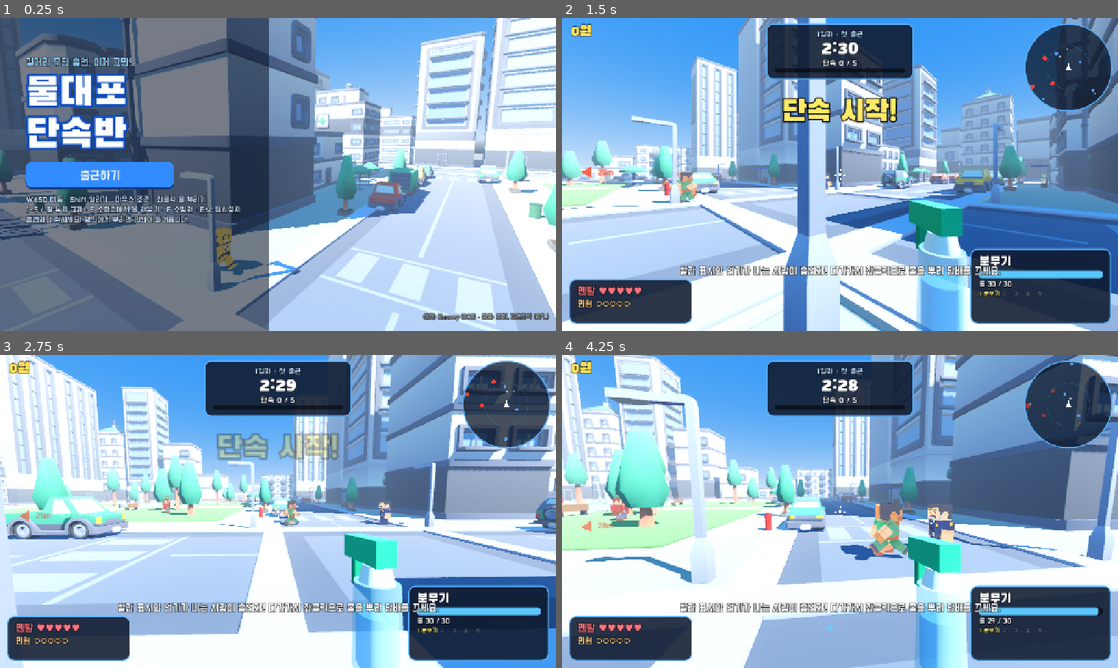
Above: before the commit, frames 1-4 (two rows, left to right).
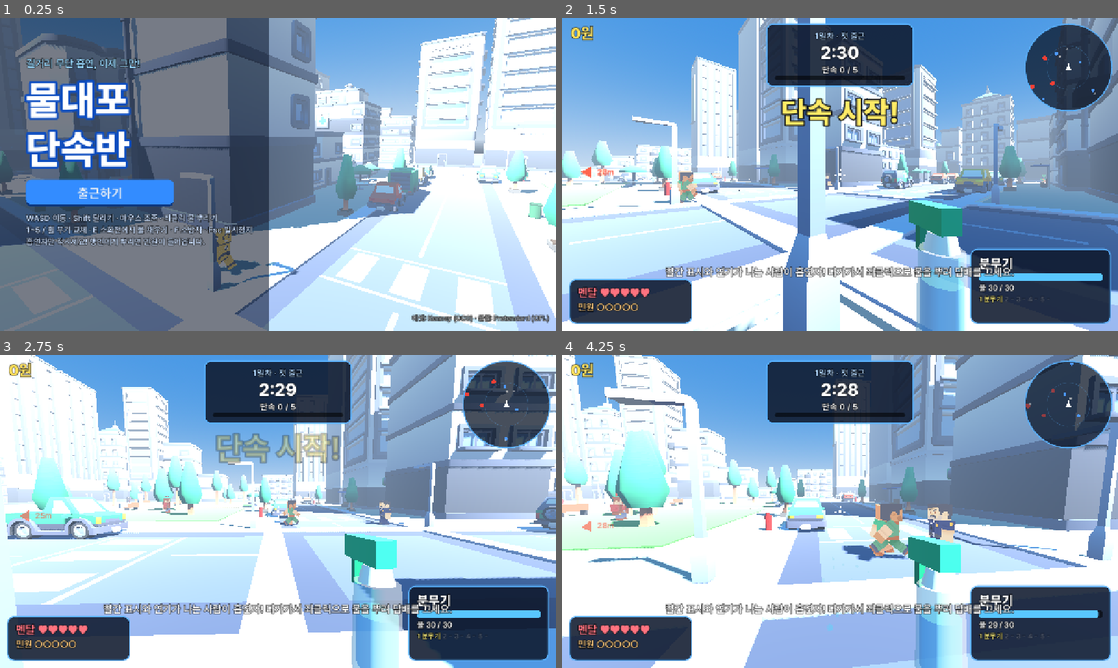
Above: after the commit, the same moments.

Repository: Gammja17/SmokeBuster
Game: Godot game, scene res://scenes/title.tscn
Two runs of this game, one before a commit and one after it. Both use one fixed random seed, a clock stepped at 60 frames per second and the inputs below.
Inputs (mouse positions are in pixels of both pictures, inside the frame that each line leads up to):
- Up to frame 1 (0.25 s): no input
- Up to frame 2 (1.5 s): click "출근하기" at 0.5 s; tap Enter at 1.25 s; move the mouse to (962, 158) at 1.27 s; hold D from 1.28 s (still down); tap 1 at 1.35 s; click (962, 158) at 1.42 s
- Up to frame 3 (2.75 s): tap Space at 1.52, 2.27 s; move the mouse to (250, 511) at 2.02 s; release D at 2.03 s; hold W from 2.03 s (still down); tap 5 at 2.1 s
- Up to frame 4 (4.25 s): keep holding W; move the mouse to (851, 505) at 2.77 s; tap F at 2.85 s; move the mouse to (834, 517) at 3.52 s; tap Shift at 3.6 s; click (834, 517) at 3.67 s; tap Space at 3.77 s

The runs differ from the first frame. In frame 1, 37% of the frame differs, in the area x 0-100%, y 0-100%; in frame 2, 29%; in frame 3, 32%; in frame 4, 27%.

Commit message:
렉 최적화와 글꼴 교체
- 정적 도시 메시를 (60m 구역, 재질) 별로 합침: draw call 709 -> 43
- 단색 소품은 정점 색 하나의 재질로 통합
- NPC 젖음 덧칠은 젖었을 때만, 먼 NPC/차/라벨은 그리지 않음
- MSAA 끄고 FXAA, 글로우/색보정 끔, 그림자 거리/해상도 축소, 카메라 far 170
- 글꼴: 도현/검은고딕 -> Pretendard SemiBold/ExtraBold

Co-Authored-By: Claude Opus 5.5 <noreply@anthropic.com>

Diff:
--- a/project.godot
+++ b/project.godot
@@ -32,4 +32,6 @@
 
 renderer/rendering_method="gl_compatibility"
 renderer/rendering_method.mobile="gl_compatibility"
-anti_aliasing/quality/msaa_3d=1
+anti_aliasing/quality/screen_space_aa=1
+lights_and_shadows/directional_shadow/size=2048
+lights_and_shadows/directional_shadow/soft_shadow_filter_quality=1
--- a/scenes/shop.tscn
+++ b/scenes/shop.tscn
@@ -1,7 +1,7 @@
 [gd_scene load_steps=3 format=3]
 
 [ext_resource type="Script" path="res://scripts/ui/shop.gd" id="1_shop"]
-[ext_resource type="FontFile" path="res://assets/fonts/BlackHanSans-Regular.ttf" id="2_title"]
+[ext_resource type="FontFile" path="res://assets/fonts/Pretendard-ExtraBold.otf" id="2_title"]
 
 [node name="Shop" type="Control"]
 layout_mode = 3
--- a/scenes/title.tscn
+++ b/scenes/title.tscn
@@ -14,7 +14,8 @@
 light_color = Color(1, 0.95, 0.85, 1)
 light_energy = 1.3
 shadow_enabled = true
-directional_shadow_max_distance = 120.0
+directional_shadow_max_distance = 60.0
+directional_shadow_mode = 0
 
 [node name="Pivot" type="Node3D" parent="."]
 
--- a/scenes/world.tscn
+++ b/scenes/world.tscn
@@ -18,7 +18,8 @@
 light_color = Color(1, 0.95, 0.85, 1)
 light_energy = 1.3
 shadow_enabled = true
-directional_shadow_max_distance = 90.0
+directional_shadow_max_distance = 45.0
+directional_shadow_mode = 0
 
 [node name="Water" type="Node3D" parent="."]
 script = ExtResource("3_water")
--- a/scenes/world_env.tres
+++ b/scenes/world_env.tres
@@ -18,13 +18,7 @@
 ambient_light_energy = 0.9
 tonemap_mode = 2
 tonemap_white = 1.2
-glow_enabled = true
-glow_intensity = 0.4
-glow_bloom = 0.05
 fog_enabled = true
 fog_light_color = Color(0.72, 0.82, 0.95, 1)
-fog_density = 0.004
+fog_density = 0.007
 fog_sky_affect = 0.0
-adjustment_enabled = true
-adjustment_contrast = 1.05
-adjustment_saturation = 1.15
--- a/scripts/city/city_builder.gd
+++ b/scripts/city/city_builder.gd
@@ -27,6 +27,7 @@
 var ring_lanes: Array = []   # 자동차가 도는 사각 경로 [half, clockwise]
 
 var _aabb_cache := {}
+var _tex_hash := {}
 var _mats := {}
 var rng := RandomNumberGenerator.new()
 
@@ -54,6 +55,92 @@
 	_parked_cars()
 	_nav_graph()
 	ring_lanes = [[PITCH - 2.5, true], [PITCH + 2.5, false]]
+	_merge_static()
+
+
+# ---------------------------------------------------------------- 최적화
+
+const MERGE_CELL := 60.0
+
+
+func _merge_static() -> void:
+	## 움직이지 않는 메시를 (구역, 재질) 별로 하나로 합친다. 그리는 횟수가 수백 → 수십으로 준다.
+	## 구역으로 나누는 건 화면 밖 구역을 통째로 건너뛰게 하려고.
+	var groups := {}
+	var originals: Array = root.find_children("*", "MeshInstance3D", true, false)
+	for mi in originals:
+		var mesh: Mesh = mi.mesh
+		if mesh == null:
+			continue
+		var xf: Transform3D = mi.global_transform
+		var center: Vector3 = xf * mesh.get_aabb().get_center()
+		var cell := Vector2i(floori(center.x / MERGE_CELL), floori(center.z / MERGE_CELL))
+		for si in mesh.get_surface_count():
+			var mat: Material = mi.get_active_material(si)
+			var plain := _is_plain(mat)
+			var key := "%d_%d_%s" % [cell.x, cell.y, "plain" if plain else _mat_key(mat)]
+			if not groups.has(key):
+				var st := SurfaceTool.new()
+				st.begin(Mesh.PRIMITIVE_TRIANGLES)
+				groups[key] = {"st": st, "mat": _plain_mat() if plain else mat}
+			if plain:
+				_append_colored(groups[key].st, mesh, si, xf, mat.albedo_color)
+			else:
+				groups[key].st.append_from(mesh, si, xf)
+	for mi in originals:
+		mi.get_parent().remove_child(mi)
+		mi.queue_free()
+	var merged := Node3D.new()
+	merged.name = "Merged"
+	root.add_child(merged)
+	for key in groups:
+		var g: Dictionary = groups[key]
+		var mi := MeshInstance3D.new()
+		mi.mesh = g.st.commit()
+		mi.material_override = g.mat
+		merged.add_child(mi)
+
+
+func _is_plain(mat: Material) -> bool:
+	## 텍스처 없는 불투명 단색 재질 (상자, 원기둥 소품)
+	return mat is StandardMaterial3D and mat.albedo_texture == null and mat.transparency == BaseMaterial3D.TRANSPARENCY_DISABLED 		and not mat.emission_enabled and mat.metallic == 0.0
+
+
+var _plain: StandardMaterial3D
+
+
+func _plain_mat() -> StandardMaterial3D:
+	if _plain == null:
+		_plain = StandardMaterial3D.new()
+		_plain.vertex_color_use_as_albedo = true
+	return _plain
+
+
+func _append_colored(st: SurfaceTool, mesh: Mesh, si: int, xf: Transform3D, color: Color) -> void:
+	## 단색 재질 메시를 정점 색으로 바꿔 넣는다 → 색이 달라도 한 번에 그린다
+	var arr := mesh.surface_get_arrays(si)
+	var verts: PackedVector3Array = arr[Mesh.ARRAY_VERTEX]
+	var normals: PackedVector3Array = arr[Mesh.ARRAY_NORMAL]
+	var idx: PackedInt32Array = arr[Mesh.ARRAY_INDEX] if arr[Mesh.ARRAY_INDEX] else PackedInt32Array()
+	var nb := xf.basis.inverse().transposed()
+	var order: PackedInt32Array = idx if idx.size() > 0 else PackedInt32Array(range(verts.size()))
+	for i in order:
+		st.set_color(color)
+		if normals.size() > i:
+			st.set_normal((nb * normals[i]).normalized())
+		st.add_vertex(xf * verts[i])
+
+
+func _mat_key(mat: Material) -> String:
+	# Kenney 모델은 파일마다 같은 colormap 텍스처를 따로 품고 있다 → 텍스처 내용으로 묶는다
+	if mat is StandardMaterial3D and mat.albedo_texture:
+		var tex: Texture2D = mat.albedo_texture
+		var id := tex.get_rid().get_id()
+		if not _tex_hash.has(id):
+			var img := tex.get_image()
+			_tex_hash[id] = str(hash(img.get_data())) if img else str(id)
+		return "%s_%s_%d" % [_tex_hash[id], mat.albedo_color.to_html(), mat.transparency]
+	return str(mat.get_instance_id()) if mat else "none"
 
 
 # ---------------------------------------------------------------- 기본 바닥/도로
@@ -255,7 +342,7 @@
 	_bench(b, Vector3(0, 0, -0.95), 180.0)
 	var sign := Label3D.new()
 	sign.text = "버스 정류장"
-	sign.font = load("res://assets/fonts/BlackHanSans-Regular.ttf")
+	sign.font = load("res://assets/fonts/Pretendard-ExtraBold.otf")
 	sign.font_size = 48
 	sign.pixel_size = 0.006
 	sign.position = Vector3(0, 2.82, -0.6)
@@ -295,7 +382,7 @@
 	_box_in(s, Vector3(1.4, 0.7, 0.05), Vector3(0, 2.2, 0), Color(0.95, 0.95, 0.95), false)
 	var l := Label3D.new()
 	l.text = "금연구역"
-	l.font = load("res://assets/fonts/BlackHanSans-Regular.ttf")
+	l.font = load("res://assets/fonts/Pretendard-ExtraBold.otf")
 	l.font_size = 64
 	l.pixel_size = 0.005
 	l.modulate = Color(0.85, 0.1, 0.1)
@@ -485,12 +572,13 @@
 	parent.add_child(mesh)
 	if collide:
 		var body := StaticBody3D.new()
+		body.position = pos
 		var shape := CollisionShape3D.new()
 		var bs := BoxShape3D.new()
 		bs.size = size
 		shape.shape = bs
 		body.add_child(shape)
-		mesh.add_child(body)
+		parent.add_child(body)
 	return mesh
 
 
@@ -511,13 +599,14 @@
 	parent.add_child(mesh)
 	if collide:
 		var body := StaticBody3D.new()
+		body.position = pos
 		var shape := CollisionShape3D.new()
 		var cs := CylinderShape3D.new()
 		cs.radius = radius
 		cs.height = height
 		shape.shape = cs
 		body.add_child(shape)
-		mesh.add_child(body)
+		parent.add_child(body)
 	return mesh
 
 
--- a/scripts/npc/npc.gd
+++ b/scripts/npc/npc.gd
@@ -31,6 +31,8 @@
 var _model: Node3D
 var _anim: AnimationPlayer
 var _overlay: StandardMaterial3D
+var _meshes: Array = []
+var _overlay_on := false
 var _cig: Node3D
 var _smoke: CPUParticles3D
 var _puff: CPUParticles3D
@@ -95,8 +97,10 @@
 	_overlay.albedo_color = Color(0.3, 0.55, 1.0, 0.0)
 	_overlay.transparency = BaseMaterial3D.TRANSPARENCY_ALPHA
 	_overlay.shading_mode = BaseMaterial3D.SHADING_MODE_UNSHADED
-	for m in _model.find_children("*", "MeshInstance3D", true, false):
-		m.material_overlay = _overlay
+	_meshes = _model.find_children("*", "MeshInstance3D", true, false)
+	for m in _meshes:
+		# 멀리 있는 사람은 그리지 않는다
+		m.visibility_range_end = 75.0
 
 	_say = _make_label(Color.WHITE, 40)
 	_say.position.y = 2.25 * _scale / 0.65
@@ -409,13 +413,14 @@
 
 func _make_label(color: Color, size: int) -> Label3D:
 	var l := Label3D.new()
-	l.font = load("res://assets/fonts/BlackHanSans-Regular.ttf")
+	l.font = load("res://assets/fonts/Pretendard-ExtraBold.otf")
 	l.font_size = size
 	l.outline_size = 10
 	l.pixel_size = 0.006
 	l.modulate = color
 	l.billboard = BaseMaterial3D.BILLBOARD_ENABLED
 	l.no_depth_test = false
+	l.visibility_range_end = 60.0
 	add_child(l)
 	return l
 
@@ -535,6 +540,11 @@
 func _update_wet_visual() -> void:
 	var r: float = clamp(wet / need, 0.0, 1.0)
 	_overlay.albedo_color.a = r * 0.45
+	# 젖었을 때만 덧칠 (덧칠은 메시마다 한 번 더 그리는 비용이 든다)
+	if (r > 0.0) != _overlay_on:
+		_overlay_on = r > 0.0
+		for m in _meshes:
+			m.material_overlay = _overlay if _overlay_on else null
 	if _bar_bg:
 		_bar_bg.visible = r > 0.0
 		var w: float = 0.9 * (_scale / 0.65)
--- a/scripts/player/player.gd
+++ b/scripts/player/player.gd
@@ -56,7 +56,7 @@
 	camera.position.y = 1.62
 	camera.fov = 78
 	camera.near = 0.03
-	camera.far = 400
+	camera.far = 170
 	add_child(camera)
 
 	_view = Node3D.new()
--- a/scripts/world/traffic_car.gd
+++ b/scripts/world/traffic_car.gd
@@ -37,6 +37,8 @@
 	m.scale = Vector3.ONE * 1.6
 	m.rotation.y = PI
 	add_child(m)
+	for mi in m.find_children("*", "MeshInstance3D", true, false):
+		mi.visibility_range_end = 110.0
 	var col := CollisionShape3D.new()
 	var box := BoxShape3D.new()
 	box.size = Vector3(2.4, 2.0, 4.6)
--- /dev/null
+++ b/tools/count.gd
@@ -0,0 +1,18 @@
+extends SceneTree
+func _initialize(): _run.call_deferred()
+func _run():
+	change_scene_to_file(OS.get_cmdline_user_args()[0] if OS.get_cmdline_user_args().size() > 0 else "res://scenes/world.tscn")
+	for i in 10: await physics_frame
+	var meshes := 0; var surfaces := 0; var tris := 0; var mats := {}
+	for mi in current_scene.find_children("*", "MeshInstance3D", true, false):
+		if not mi.visible or mi.mesh == null: continue
+		meshes += 1
+		for s in mi.mesh.get_surface_count():
+			surfaces += 1
+			var m = mi.get_active_material(s)
+			mats[m] = true
+			var idx = mi.mesh.surface_get_arrays(s)[Mesh.ARRAY_INDEX]
+			tris += (idx.size() if idx else mi.mesh.surface_get_arrays(s)[Mesh.ARRAY_VERTEX].size()) / 3
+	var merged = current_scene.find_child("Merged", true, false); print("merged city meshes=", merged.get_child_count() if merged else -1); print("MeshInstances=", meshes, " surfaces(draw calls)=", surfaces, " materials=", mats.size(), " tris=", tris)
+	print("Label3D=", current_scene.find_children("*", "Label3D", true, false).size(), " CPUParticles=", current_scene.find_children("*", "CPUParticles3D", true, false).size(), " overlay meshes=", current_scene.find_children("*", "MeshInstance3D", true, false).filter(func(m): return m.material_overlay != null).size())
+	quit()
--- /dev/null
+++ b/tools/perf.gd
@@ -0,0 +1,43 @@
+extends SceneTree
+func _initialize(): _run.call_deferred()
+func measure(label: String, frames := 120) -> void:
+	var proc := 0.0; var phys := 0.0
+	for i in frames:
+		await process_frame
+		proc += Performance.get_monitor(Performance.TIME_PROCESS)
+		phys += Performance.get_monitor(Performance.TIME_PHYSICS_PROCESS)
+	print("%-28s process %.2f ms  physics %.2f ms" % [label, proc / frames * 1000, phys / frames * 1000])
+func _run():
+	var game = root.get_node("Game")
+	game.day = 5
+	change_scene_to_file("res://scenes/world.tscn")
+	for i in 10: await physics_frame
+	var w = current_scene
+	w._start_shift()
+	await measure("warmup", 200)
+	await measure("baseline")
+	await measure("baseline2")
+	w.hud.radar.set_process(false); w.hud.indicators.set_process(false)
+	await measure("- radar/indicators")
+	w.hud.set_process(false)
+	await measure("- hud")
+	for n in w.npcs.get_children():
+		if n.has_method("soak"):
+			n.set_physics_process(false)
+	await measure("- npc physics")
+	for n in w.npcs.get_children():
+		var ap = n.find_child("AnimationPlayer", true, false)
+		if ap: ap.active = false
+	await measure("- npc anim")
+	for c in w.get_children():
+		if c is AnimatableBody3D: c.set_physics_process(false)
+	await measure("- traffic")
+	w.water.set_physics_process(false)
+	for c in w.water.get_children(): c.set_process(false)
+	await measure("- water")
+	w.set_process(false)
+	await measure("- world")
+	w.player.set_physics_process(false)
+	await measure("- player")
+	game.new_game()
+	quit()
--- a/ui/hud.tscn
+++ b/ui/hud.tscn
@@ -3,7 +3,7 @@
 [ext_resource type="Script" path="res://scripts/ui/hud.gd" id="1_hud"]
 [ext_resource type="Script" path="res://scripts/ui/radar.gd" id="2_radar"]
 [ext_resource type="Script" path="res://scripts/ui/indicators.gd" id="3_ind"]
-[ext_resource type="FontFile" path="res://assets/fonts/BlackHanSans-Regular.ttf" id="4_title"]
+[ext_resource type="FontFile" path="res://assets/fonts/Pretendard-ExtraBold.otf" id="4_title"]
 
 [sub_resource type="StyleBoxFlat" id="ammo_fill"]
 bg_color = Color(0.35, 0.78, 1, 1)
--- a/ui/pause.tscn
+++ b/ui/pause.tscn
@@ -1,7 +1,7 @@
 [gd_scene load_steps=3 format=3]
 
 [ext_resource type="Script" path="res://scripts/ui/pause.gd" id="1_pause"]
-[ext_resource type="FontFile" path="res://assets/fonts/BlackHanSans-Regular.ttf" id="2_title"]
+[ext_resource type="FontFile" path="res://assets/fonts/Pretendard-ExtraBold.otf" id="2_title"]
 
 [node name="Pause" type="CanvasLayer"]
 process_mode = 3
--- a/ui/result.tscn
+++ b/ui/result.tscn
@@ -1,7 +1,7 @@
 [gd_scene load_steps=3 format=3]
 
 [ext_resource type="Script" path="res://scripts/ui/result.gd" id="1_result"]
-[ext_resource type="FontFile" path="res://assets/fonts/BlackHanSans-Regular.ttf" id="2_title"]
+[ext_resource type="FontFile" path="res://assets/fonts/Pretendard-ExtraBold.otf" id="2_title"]
 
 [node name="Result" type="CanvasLayer"]
 process_mode = 3
--- a/ui/theme.tres
+++ b/ui/theme.tres
@@ -1,6 +1,6 @@
 [gd_resource type="Theme" load_steps=9 format=3]
 
-[ext_resource type="FontFile" path="res://assets/fonts/DoHyeon-Regular.ttf" id="1_font"]
+[ext_resource type="FontFile" path="res://assets/fonts/Pretendard-SemiBold.otf" id="1_font"]
 
 [sub_resource type="StyleBoxFlat" id="btn_normal"]
 content_margin_left = 18.0
--- a/ui/title_ui.tscn
+++ b/ui/title_ui.tscn
@@ -1,6 +1,6 @@
 [gd_scene load_steps=2 format=3]
 
-[ext_resource type="FontFile" path="res://assets/fonts/BlackHanSans-Regular.ttf" id="1_title"]
+[ext_resource type="FontFile" path="res://assets/fonts/Pretendard-ExtraBold.otf" id="1_title"]
 
 [node name="TitleUI" type="CanvasLayer"]
 
@@ -81,5 +81,5 @@
 grow_vertical = 0
 theme_override_colors/font_color = Color(1, 1, 1, 0.6)
 theme_override_font_sizes/font_size = 16
-text = "에셋: Kenney (CC0) · 글꼴: 도현, 검은고딕 (OFL)"
+text = "에셋: Kenney (CC0) · 글꼴: Pretendard (OFL)"
 horizontal_alignment = 2
Binary file removed: assets/fonts/BlackHanSans-Regular.ttf
Binary file removed: assets/fonts/DoHyeon-Regular.ttf
Binary file added: assets/fonts/Pretendard-ExtraBold.otf
Not shown, changed: assets/fonts/Pretendard-ExtraBold.otf.import
Not shown, changed: assets/fonts/Pretendard-LICENSE.txt
Binary file added: assets/fonts/Pretendard-SemiBold.otf
Not shown, changed: assets/fonts/Pretendard-SemiBold.otf.import
Not shown, added: tools/count.gd.uid
Not shown, added: tools/perf.gd.uid
